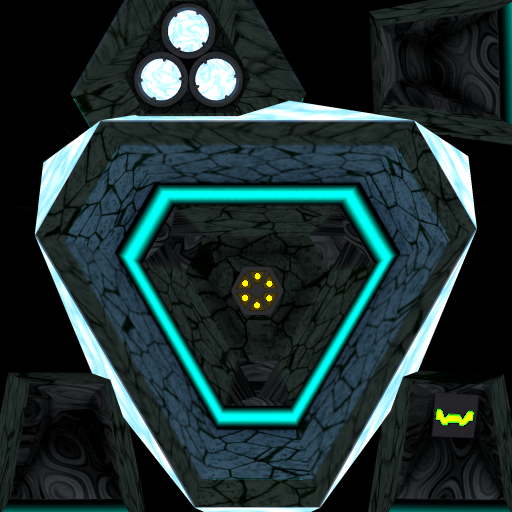
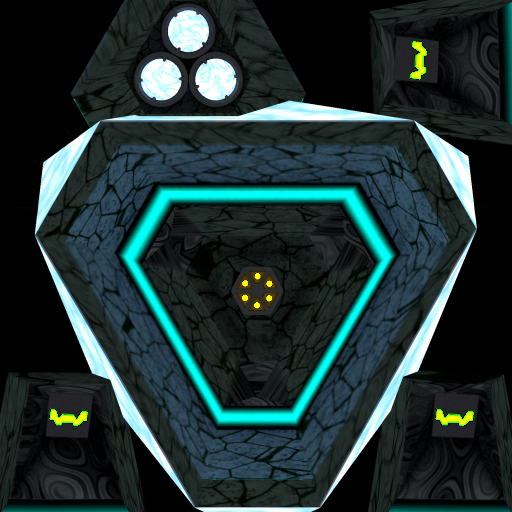
Layer changes from the first 512 x 512 image to the second:
added layer "groove.png#2" above "groove.png#3" over [393, 35, 439, 84]
added layer "groove.png#3" above "groove.png#1" over [45, 392, 93, 439]
